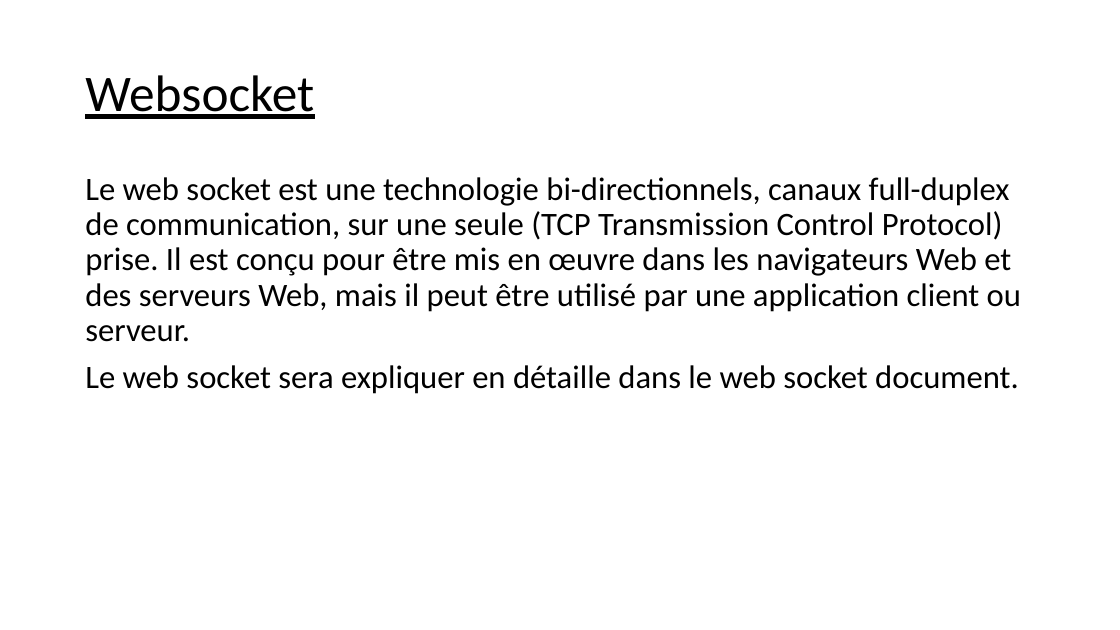
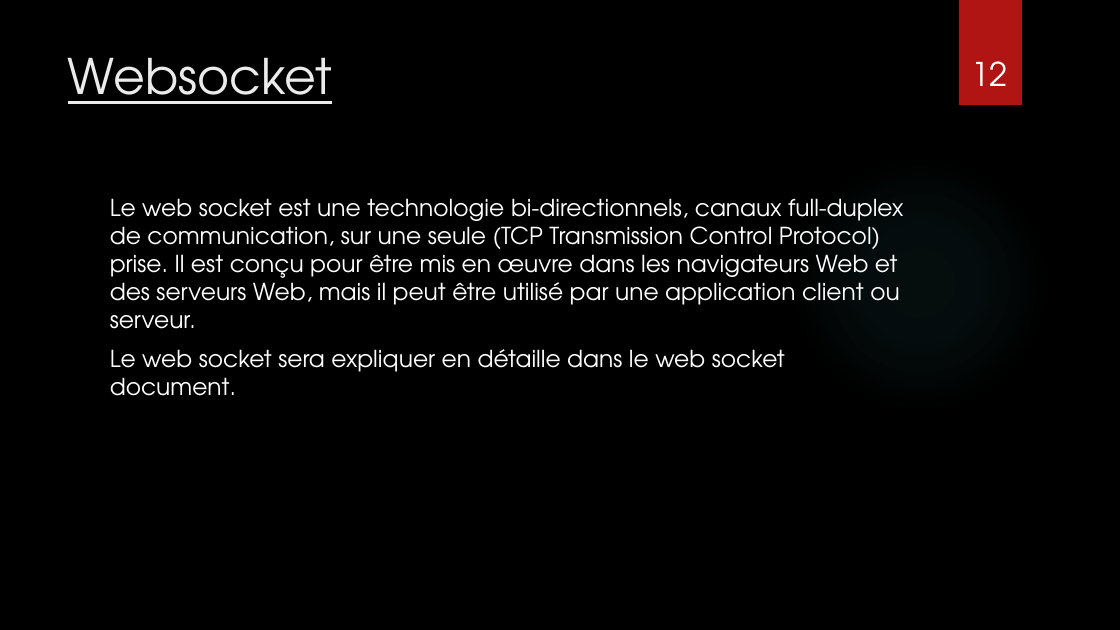
Before and after one commit to balamddine/NewHtml5, a slide deck: slide 12 of Presentation Du HTML5 .pptx. Drawn at 1120x630 pixels with LibreOffice and Linux fonts; fonts in the diff are those of the drawing; background and template pictures are left out. Boxes give left, top, right and bottom in pixels: in the first picture for what was removed or moved away, otherwise in the second. Text is boxed around its words. In the diff, an @@ line names an element or a change of style, - is before the commit and + after.

```diff
--- a/Presentation Du HTML5 .pptx
+++ b/Presentation Du HTML5 .pptx
@@ background #FFFFFF to picture (left out) @@
@@ rectangle added at [959,0,1022,105], fill #B01513 @@
@@ title "Websocket": place and size @@
-title "Websocket" at [85,75,314,119]
+title "Websocket" at [68,57,332,104]
@@ title "Websocket" at [68,57,332,104]: size 44 to 42 pt, font Calibri to TeX Gyre Adventor, text colour #000000 to #EBEBEB; line spacing 0.9 to 1; vertical alignment middle to top @@
@@ page number added at [971,61,1007,86], 28 pt, text #FFFFFF @@
+12
@@ ellipse added at [791,154,1049,413], fill gradient #50B9C1 @@
@@ text "Le web socket est une ...": place and size @@
-text "Le web socket est une ..." at [85,177,1021,394]
+text "Le web socket est une ..." at [110,198,903,396]
@@ text "Le web socket est une ..." at [110,198,903,396]: size 28 to 20 pt, font Calibri to TeX Gyre Adventor, text colour #000000 to #FFFFFF; line spacing 0.9 to 1 @@
```
Also in this commit, not shown: 13 other slides changed, 2 other files.
